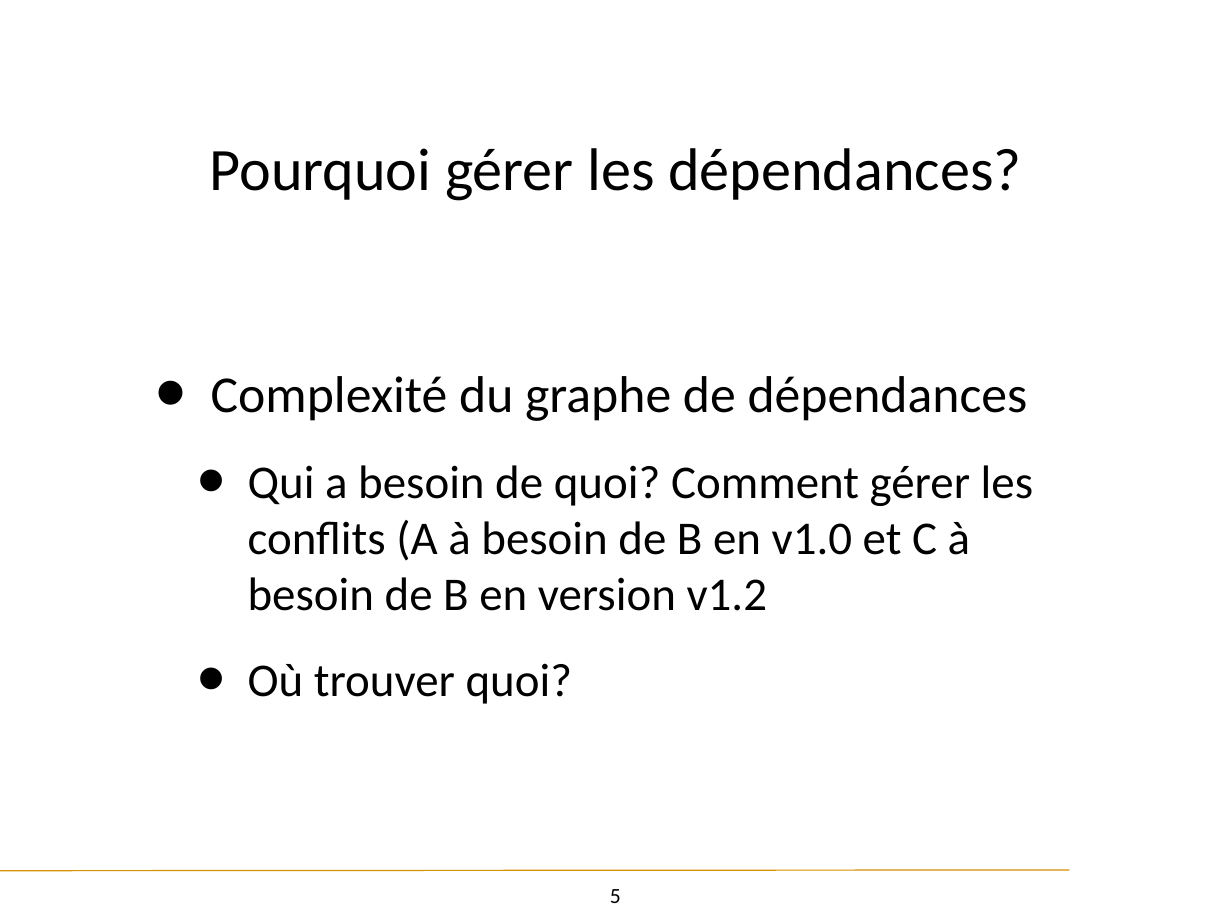
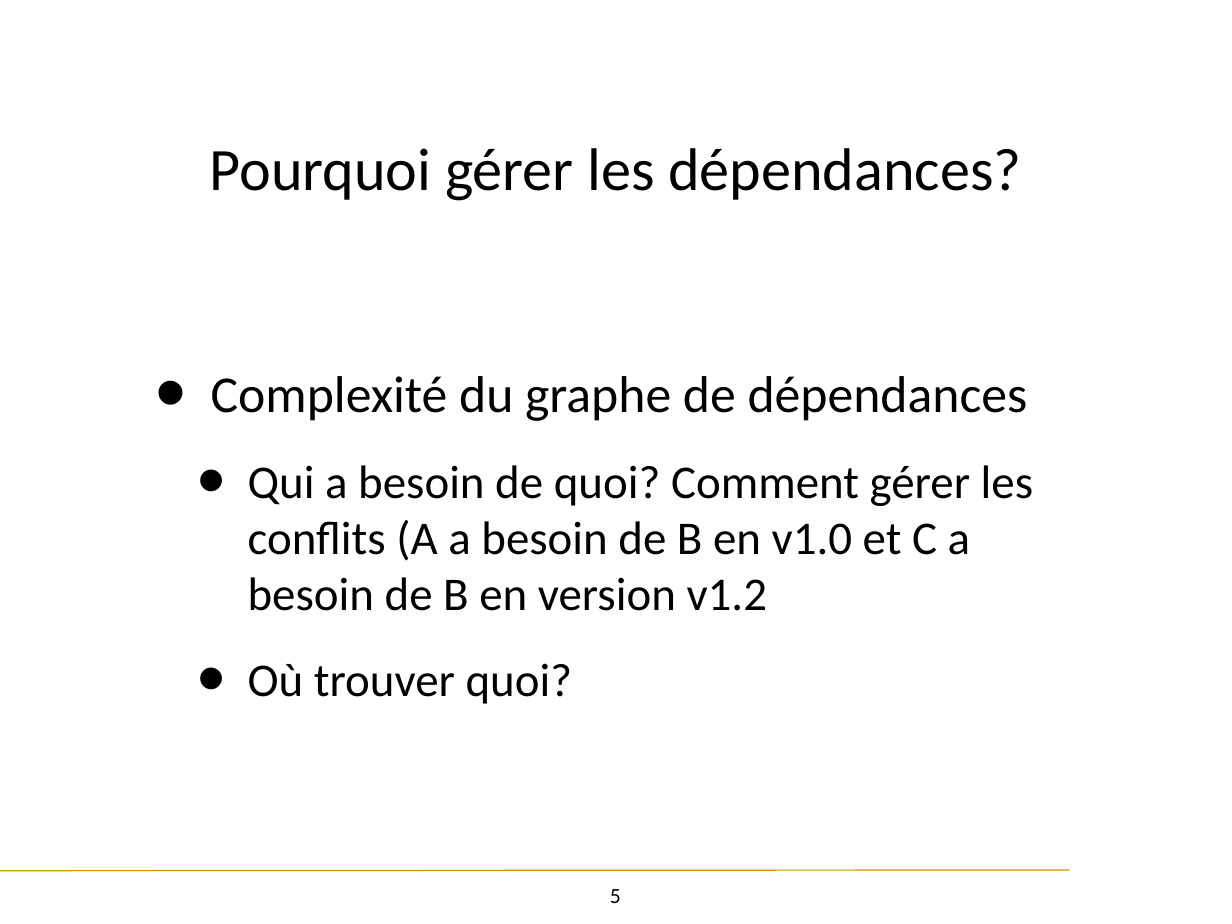
Before and after one commit to unige-pinfo-2018/Slides, a slide deck: slide 5 of Steve/PInfoLesson03.pptx. Drawn at 1232x924 pixels with LibreOffice and Linux fonts; fonts in the diff are those of the drawing; background and template pictures are left out. Boxes give left, top, right and bottom in pixels: in the first picture for what was removed or moved away, otherwise in the second. Text is boxed around its words. In the diff, an @@ line names an element or a change of style, - is before the commit and + after.

```diff
--- a/Steve/PInfoLesson03.pptx
+++ b/Steve/PInfoLesson03.pptx
@@ text at box(248, 465, 1033, 611): text changed @@
-  • Qui a besoin de quoi? Comment gérer les conflits (A à besoin de B en v1.0 et C à besoin de B en version v1.2
+  • Qui a besoin de quoi? Comment gérer les conflits (A a besoin de B en v1.0 et C a besoin de B en version v1.2
```
Also in this commit, not shown: 1 other slide changed, 5 other files.
